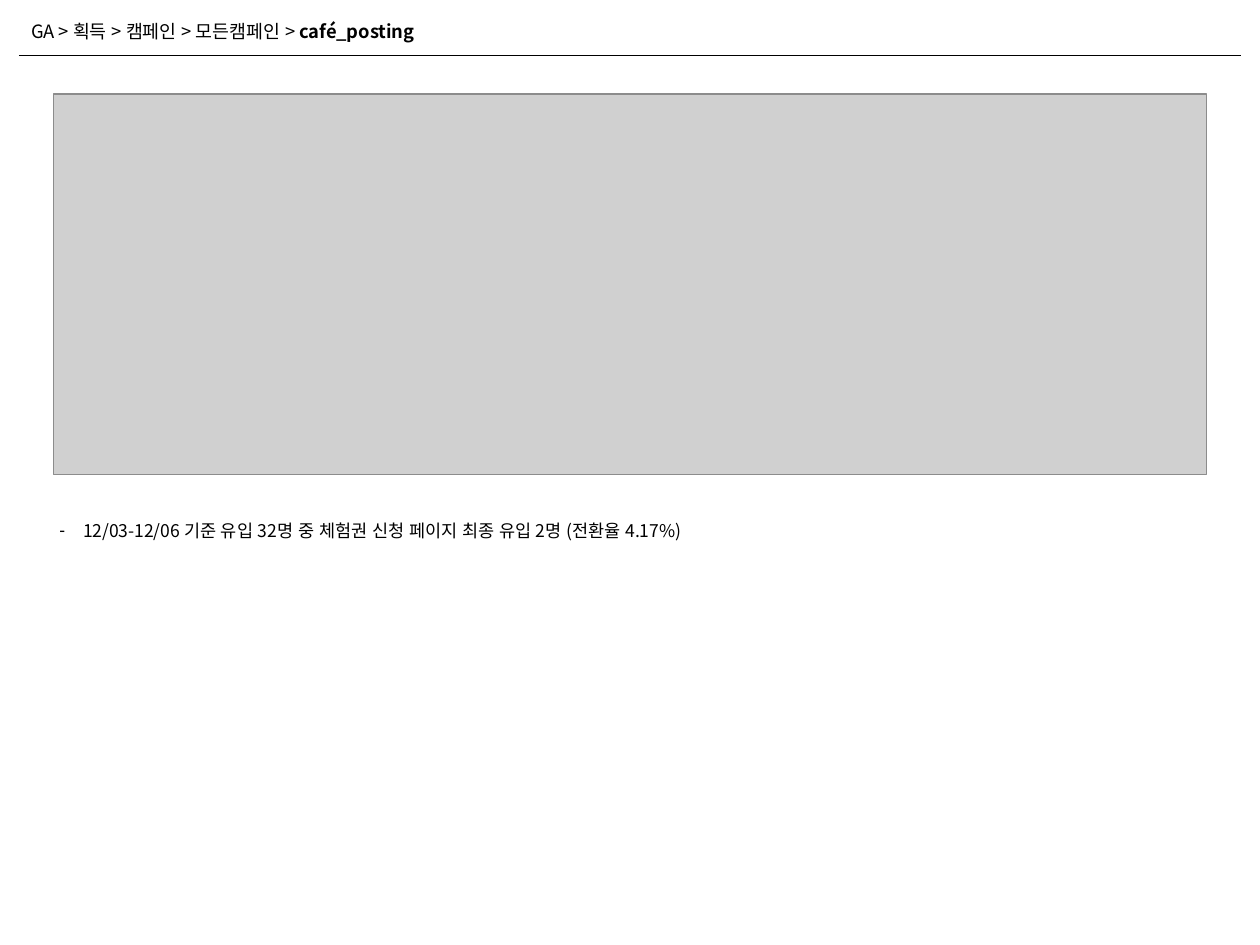
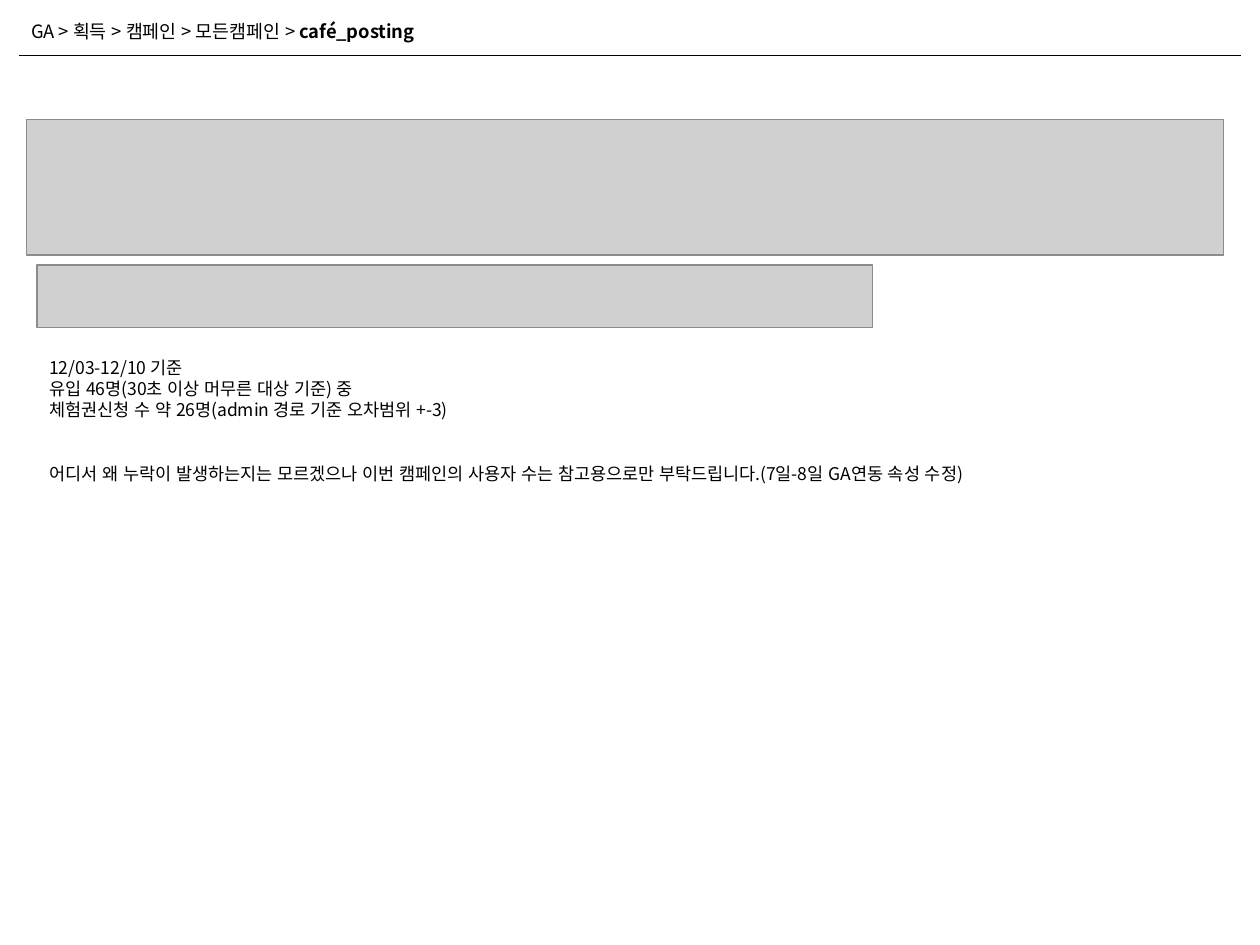
Before and after one commit to naxvinci/marketing, a slide deck: slide 13 of marketing_insights_GA.pptx. Drawn at 1260x945 pixels with LibreOffice and Linux fonts; fonts in the diff are those of the drawing; grey boxes stand for pictures. Boxes give left, top, right and bottom in pixels: in the first picture for what was removed or moved away, otherwise in the second. Text is boxed around its words. In the diff, an @@ line names an element or a change of style, - is before the commit and + after.

```diff
--- a/marketing_insights_GA.pptx
+++ b/marketing_insights_GA.pptx
@@ picture removed at <box>53,94,1206,475</box> @@
@@ picture added at <box>26,120,1223,256</box> @@
@@ picture added at <box>37,265,872,326</box> @@
@@ text at <box>49,359,963,484</box>: text changed @@
-– 12/03-12/06 기준 유입 32명 중 체험권 신청 페이지 최종 유입 2명 (전환율 4.17%)
+12/03-12/10 기준
+유입 46명(30초 이상 머무른 대상 기준) 중
+체험권신청 수 약 26명(admin 경로 기준 오차범위 +-3)
+어디서 왜 누락이 발생하는지는 모르겠으나 이번 캠페인의 사용자 수는 참고용으로만 부탁드립니다.(7일-8일 GA연동 속성 수정)
```
Also in this commit, not shown: 2 other slides changed, 6 slides added, 1 slide removed, 10 other files.
